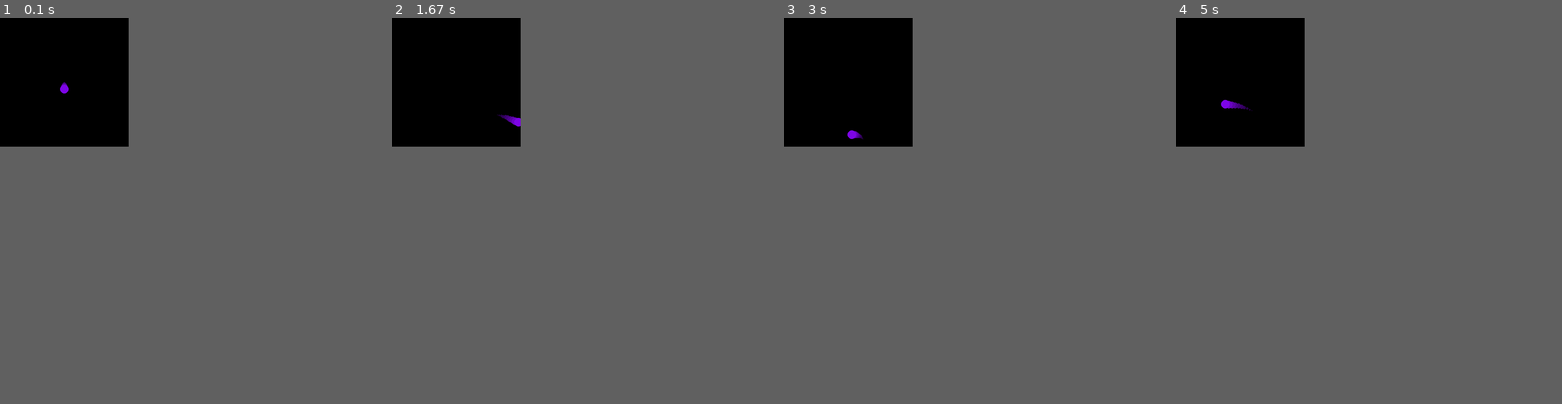
Above: before the commit, frames 1-4 (left to right).
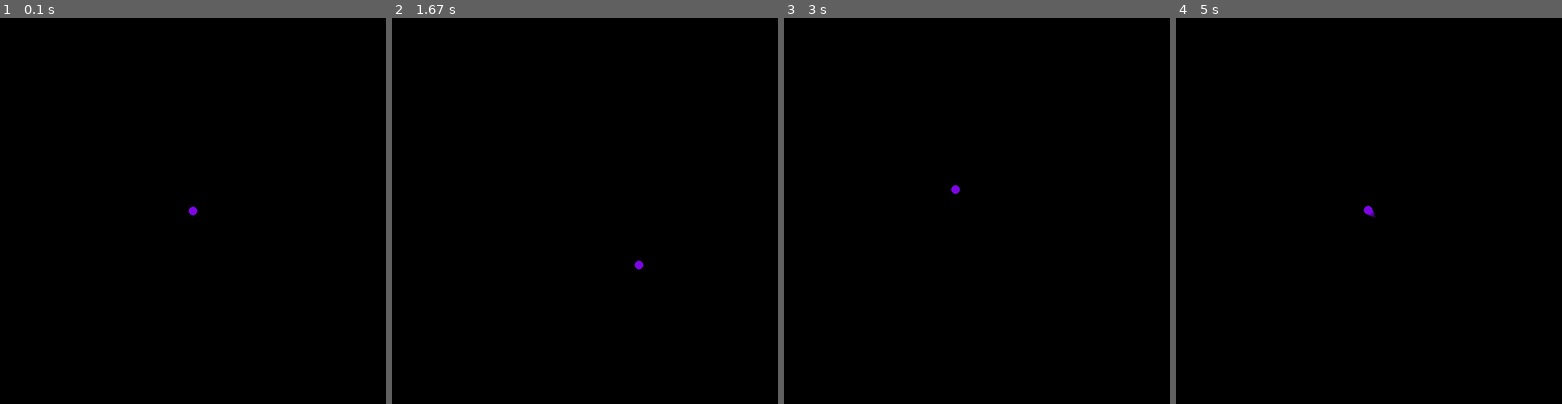
Above: after the commit, the same moments.

Repository: cdcformatc/PyPart
Game: pygame game, started from balltest.py
Same seed, same stepped clock (60 frames per second), same inputs: the game is played once before the commit and once after it. The source is Python 2; it was converted automatically to run under Python 3.
Inputs (mouse positions are in pixels of both pictures, inside the frame that each line leads up to):
- Up to frame 1 (0.1 s): no input
- Up to frame 2 (1.67 s): click (457, 83) at 0.38 s; hold Right 0.67-1.13 s; move the mouse to (449, 87) at 0.7 s; hold Up 1.17-1.47 s; hold Right from 1.5 s (still down)
- Up to frame 3 (3 s): release Right at 1.97 s; hold Left 2-2.53 s; hold Down 2.57-2.87 s; hold Left from 2.9 s (still down)
- Up to frame 4 (5 s): release Left at 3.3 s; hold Up 3.33-3.7 s; hold Right 3.73-4.37 s; hold Down 4.4-4.77 s; hold Left from 4.8 s (still down)
The window is 300x300 before the commit and 900x900 after it. Grey fills any space a smaller window leaves; there, only what the larger window draws over its background counts as a difference.

The runs differ from the first frame. In frame 1, less than 0.1% of the frame differs, in the area x 15-52%, y 16-52%; in frame 2, 0.1%; in frame 3, 0.1%; in frame 4, 0.2%, in the area x 11-52%, y 21-52%.

Commit message:
Add friction paramameter to init method

Diff:
--- a/Particle.py
+++ b/Particle.py
@@ -4,7 +4,7 @@
 
 class Particle:
     def __init__(self, bound, max_speed=15,
-        color = pygame.Color(255,0,0), size=10, gravity=0 ):
+        color = pygame.Color(255,0,0), size=10, gravity=0, friction=1 ):
         self.bound = bound
         if isinstance(color,list) or isinstance(color,tuple):
             try:
@@ -27,6 +27,7 @@
         self.child = None
         self.max_speed = max_speed
         self.set_gravity(gravity)
+        self.set_friction(friction)
         if size>1:
             r = int(self.color.r-self.color.r*.15)
             g = int(self.color.g-self.color.g*.15)
--- a/balltest.py
+++ b/balltest.py
@@ -5,7 +5,7 @@
 os.environ['SDL_VIDEO_CENTERED'] = '1'
 
 #admin settings
-FIELD_SIZE = 300
+FIELD_SIZE = 900
 MAX_LEVELS = 1000
 FRAME_RATE = 120
 
@@ -14,8 +14,8 @@
 PLAYER_LIVES = 5
 
 #physics settings
-FRICTION_COEFFICIENT = 0.995
-GRAVITY = 0.25
+FRICTION_COEFFICIENT = .995
+GRAVITY = 0
 KEY_ACCEL = 0.325,0.325
 MAX_SPEED = 15
 
@@ -34,10 +34,7 @@
     font = pygame.font.SysFont("Courier New", 18)
     black = 0, 0, 0
 
-    ball = Particle(screen.get_rect(), max_speed=15, color=(125,5,230))
-    # ball.reset()
-    ball.set_gravity(GRAVITY)
-    ball.set_friction(FRICTION_COEFFICIENT)
+    ball = Particle(screen.get_rect(), max_speed=15, color=(125,5,230), gravity=GRAVITY,friction=FRICTION_COEFFICIENT)
 
     done = False
 
@@ -50,8 +47,9 @@
             if event.type == pygame.QUIT:
                 done = True
 
-        ball.move_keyboard(pygame.key.get_pressed(),KEY_ACCEL)
-        ball.move_mouse(10/FRAME_RATE)
+        # ball.move_keyboard(pygame.key.get_pressed(),KEY_ACCEL)
+        ball.move_mouse(50/FRAME_RATE)
+        ball.movetowards((450,450),KEY_ACCEL)
 
         ball.move()
         ball.draw(screen)
